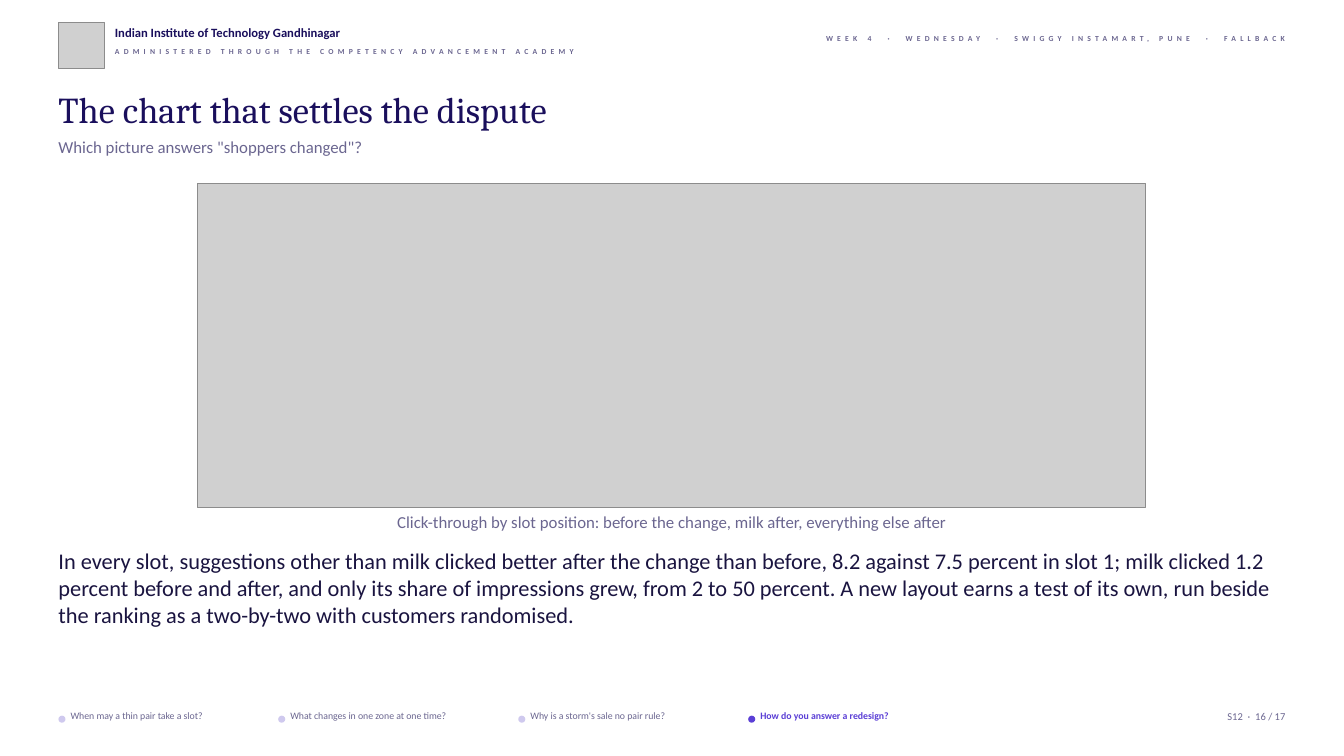
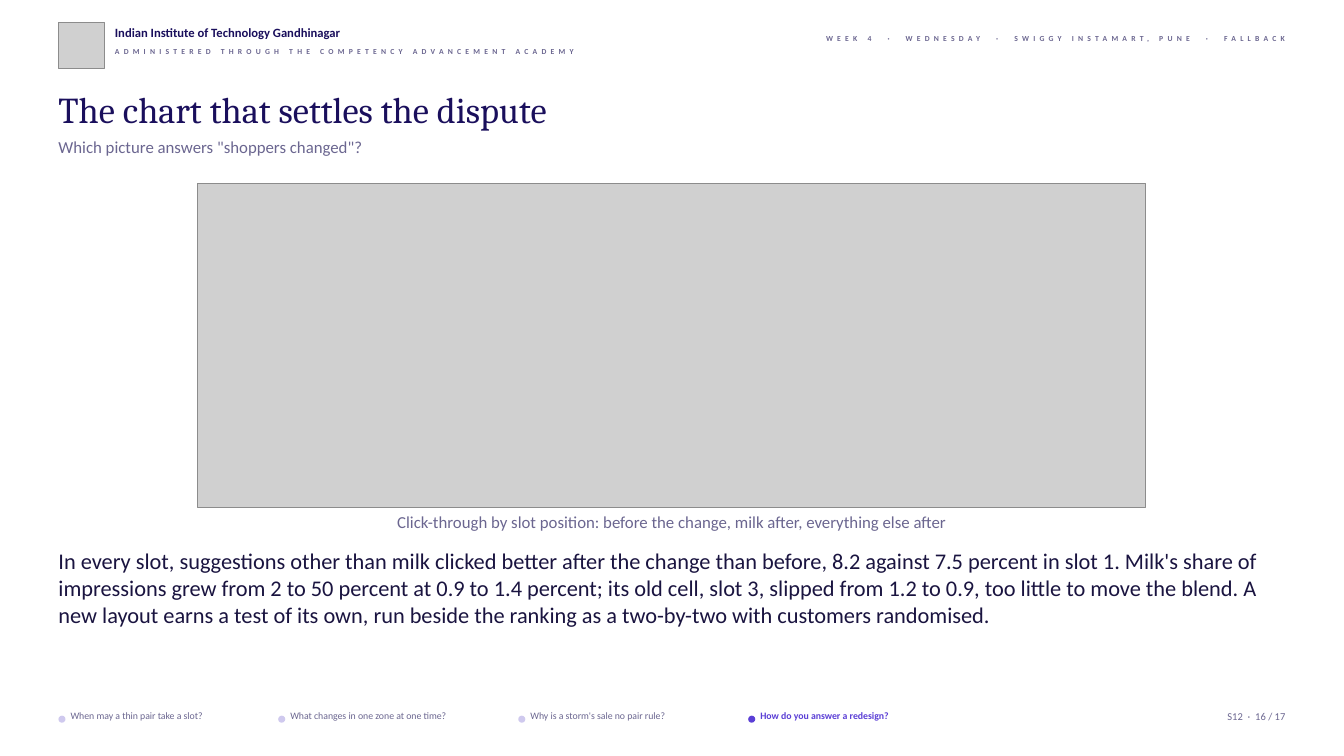
Before and after one commit to fde-academy-lab/c2-content-factory, a slide deck: slide 16 of content/W04/D3/slides/C2_W04_D03_fallback_STUDENT.pptx. Drawn at 1344x756 pixels with LibreOffice and Linux fonts; fonts in the diff are those of the drawing; grey boxes stand for pictures; background and template pictures are left out. Boxes give left, top, right and bottom in pixels: in the first picture for what was removed or moved away, otherwise in the second. Text is boxed around its words. In the diff, an @@ line names an element or a change of style, - is before the commit and + after.

```diff
--- a/content/W04/D3/slides/C2_W04_D03_fallback_STUDENT.pptx
+++ b/content/W04/D3/slides/C2_W04_D03_fallback_STUDENT.pptx
@@ text at (x1=58, y1=553, x2=1257, y2=627): text changed @@
-In every slot, suggestions other than milk clicked better after the change than before, 8.2 against 7.5 percent in slot 1; milk clicked 1.2 percent before and after, and only its share of impressions grew, from 2 to 50 percent. A new layout earns a test of its own, run beside the ranking as a two-by-two with customers randomised.
+In every slot, suggestions other than milk clicked better after the change than before, 8.2 against 7.5 percent in slot 1. Milk's share of impressions grew from 2 to 50 percent at 0.9 to 1.4 percent; its old cell, slot 3, slipped from 1.2 to 0.9, too little to move the blend. A new layout earns a test of its own, run beside the ranking as a two-by-two with customers randomised.
```
Also in this commit, not shown: 4 other slides changed, 10 other files.
